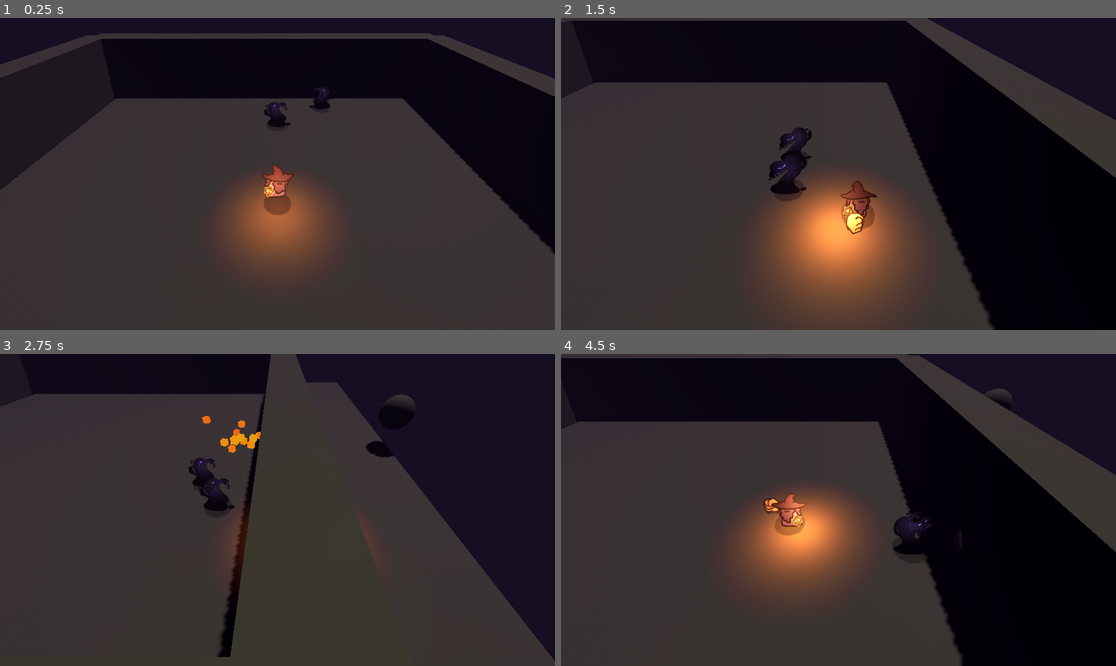
Above: before the commit, frames 1-4 (two rows, left to right).
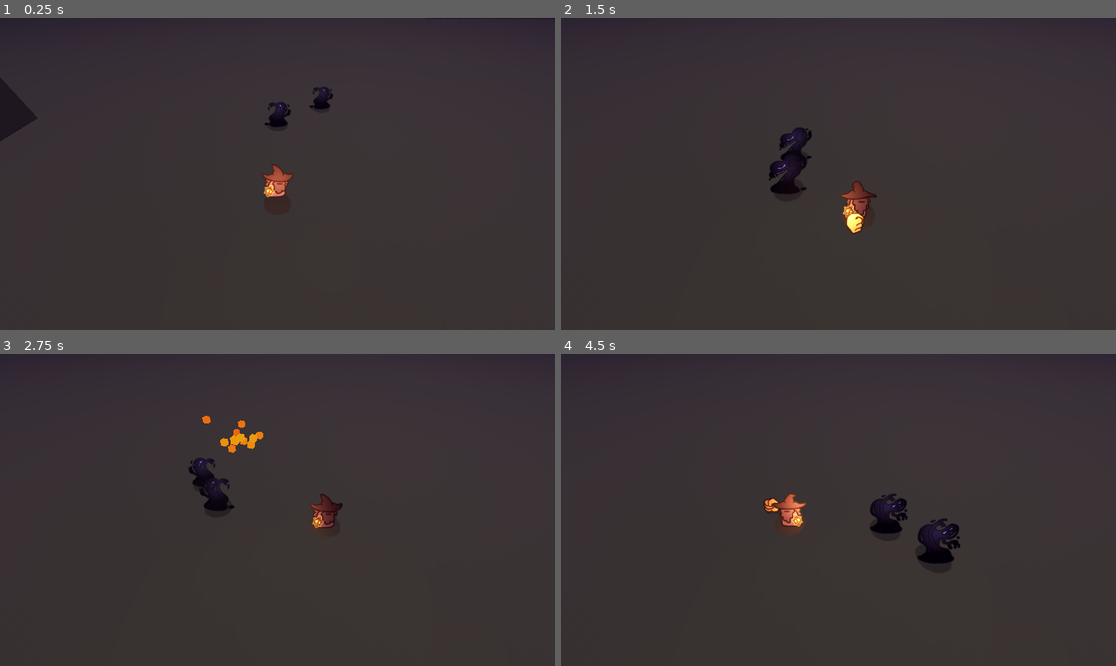
Above: after the commit, the same moments.

Repository: YhagoTomasini/GMTK_026
Game: Godot game, scene res://Scenes/world.tscn
The game is run twice, just before and just after one commit, with the same random seed, the same clock (stepped at 60 frames per second) and the same inputs.
Inputs (mouse positions are in pixels of both pictures, inside the frame that each line leads up to):
- Up to frame 1 (0.25 s): no input
- Up to frame 2 (1.5 s): tap Enter (ui_accept) at 0.5, 0.77 s; move the mouse to (960, 158) at 0.52 s; hold Right (ui_right) 0.53-1.28 s; hold Right mouse button (magic) 0.53-1.28 s; move the mouse to (727, 189) at 1.27 s; hold Down (ui_down) from 1.28 s (still down); click (727, 189) at 1.35 s
- Up to frame 3 (2.75 s): tap Enter (ui_accept) at 1.52 s; move the mouse to (333, 441) at 2.02 s; release Down (ui_down) at 2.03 s; hold Right (ui_right) from 2.03 s (still down); hold Right mouse button (magic) from 2.03 s (still down)
- Up to frame 4 (4.5 s): move the mouse to (810, 572) at 2.77 s; release Right (ui_right) at 2.78 s; release Right mouse button (magic) at 2.78 s; hold Up (ui_up) 2.78-3.53 s; click (810, 572) at 2.85 s; tap Enter (ui_accept) at 3.02, 3.77 s; move the mouse to (1005, 556) at 3.52 s; hold Right mouse button (magic) 3.53-4.28 s; hold Left (ui_left) from 3.53 s (still down); move the mouse to (672, 463) at 4.27 s; click (672, 463) at 4.35 s

The runs differ from the first frame. In frame 1, 34% of the frame differs, in the area x 0-100%, y 0-84%; in frame 2, 51%, in the area x 0-100%, y 0-100%; in frame 3, 29%; in frame 4, 49%.

Commit message:
Level Design 1

Diff:
--- a/gmtk-026/Prefabs/pivo_spawner.tscn
+++ b/gmtk-026/Prefabs/pivo_spawner.tscn
@@ -10,7 +10,7 @@
 arraysDeEnemys = Array[PackedScene]([ExtResource("2_e28x4")])
 
 [node name="Marker3D" type="Marker3D" parent="."]
-transform = Transform3D(1, 0, 0, 0, 1, 0, 0, 0, 1, 10, 0, 0)
+transform = Transform3D(1, 0, 0, 0, 1, 0, 0, 0, 1, 55, 0, 0)
 
 [node name="MeshInstance3D" type="MeshInstance3D" parent="Marker3D"]
 mesh = SubResource("SphereMesh_e28x4")
--- a/gmtk-026/Scenes/world.tscn
+++ b/gmtk-026/Scenes/world.tscn
@@ -26,7 +26,7 @@
 fog_sky_affect = 0.85
 
 [sub_resource type="NavigationMesh" id="NavigationMesh_pbw6q"]
-vertices = PackedVector3Array(-11.475168, -0.79999995, -7, -11.475168, -0.79999995, 11, 11.524832, -0.79999995, 11, 11.524832, -0.79999995, -7)
+vertices = PackedVector3Array(-69.52867, -0.79999995, -78.06641, -69.52867, -0.79999995, 40.933594, 69.47133, -0.79999995, 40.933594, 69.47133, -0.79999995, -78.06641)
 polygons = [PackedInt32Array(3, 2, 0), PackedInt32Array(0, 2, 1)]
 cell_height = 0.1
 
@@ -57,11 +57,11 @@
 use_collision = true
 
 [node name="CSGBox3D" type="CSGBox3D" parent="NavigationRegion3D/chão"]
-transform = Transform3D(1, 0, 0, 0, 1, 0, 0, 0, 1, -0.062215805, -1.5, 1.9603882)
-material_override = SubResource("StandardMaterial3D_5ukr8")
-gi_mode = 2
-use_collision = true
-size = Vector3(20, 1, 20)
+transform = Transform3D(1, 0, 0, 0, 1, 0, 0, 0, 1, -0.062215805, -1.5, -18.566406)
+material_override = SubResource("StandardMaterial3D_5ukr8")
+gi_mode = 2
+use_collision = true
+size = Vector3(140, 1, 120)
 
 [node name="Slime_1" parent="NavigationRegion3D" instance=ExtResource("5_5v1tr")]
 transform = Transform3D(1, 0, 0, 0, 1, 0, 0, 0, 1, 0, 0, -3.037075)
@@ -70,6 +70,7 @@
 transform = Transform3D(1, 0, 0, 0, 1, 0, 0, 0, 1, 1.6252732, 0, -4.0693426)
 
 [node name="pivo_spawner" parent="NavigationRegion3D" instance=ExtResource("7_o06y3")]
+transform = Transform3D(1, 0, 0, 0, 1, 0, 0, 0, 1, -4.7357273, 2, -17.708206)
 
 [node name="player" parent="." node_paths=PackedStringArray("cam") instance=ExtResource("3_5a7ea")]
 cam = NodePath("../Main_Cam")
@@ -88,33 +89,193 @@
 collision_layer = 2
 
 [node name="CSGBox3D6" type="CSGBox3D" parent="Parede"]
-transform = Transform3D(1, 0, 0, 0, 1, 0, 0, 0, 1, -7.5568027, -0.5, 0)
-layers = 2
-material_override = SubResource("StandardMaterial3D_5ukr8")
-gi_mode = 2
-use_collision = true
-size = Vector3(1, 3, 14.2)
-
-[node name="CSGBox3D7" type="CSGBox3D" parent="Parede"]
-transform = Transform3D(1, 0, 0, 0, 1, 0, 0, 0, 1, 6.4431973, -0.5, 0)
-layers = 2
-material_override = SubResource("StandardMaterial3D_5ukr8")
-gi_mode = 2
-use_collision = true
-size = Vector3(1, 3, 14.2)
+transform = Transform3D(1, 0, 0, 0, 1, 0, 0, 0, 1, -9.556803, 0.5, 4.1000004)
+layers = 2
+material_override = SubResource("StandardMaterial3D_5ukr8")
+gi_mode = 2
+use_collision = true
+size = Vector3(1, 3, 16)
+
+[node name="CSGBox3D10" type="CSGBox3D" parent="Parede"]
+transform = Transform3D(1, 0, 0, 0, 1, 0, 0, 0, 1, -19.556803, 0.5, 1.6000004)
+layers = 2
+material_override = SubResource("StandardMaterial3D_5ukr8")
+gi_mode = 2
+use_collision = true
+size = Vector3(1, 3, 11)
+
+[node name="CSGBox3D11" type="CSGBox3D" parent="Parede"]
+transform = Transform3D(1, 0, 0, 0, 1, 0, 0, 0, 1, -39.987366, 0.5, -4.930029)
+layers = 2
+material_override = SubResource("StandardMaterial3D_5ukr8")
+gi_mode = 2
+use_collision = true
+size = Vector3(1, 3, 24.060059)
+
+[node name="CSGBox3D12" type="CSGBox3D" parent="Parede"]
+transform = Transform3D(1, 0, 0, 0, 1, 0, 0, 0, 1, -53.556805, 0.5, -21.9)
+layers = 2
+material_override = SubResource("StandardMaterial3D_5ukr8")
+gi_mode = 2
+use_collision = true
+size = Vector3(1, 3, 12)
+
+[node name="CSGBox3D13" type="CSGBox3D" parent="Parede"]
+transform = Transform3D(1, 0, 0, 0, 1, 0, 0, 0, 1, -35.556805, 0.5, -33.4)
+layers = 2
+material_override = SubResource("StandardMaterial3D_5ukr8")
+gi_mode = 2
+use_collision = true
+size = Vector3(1, 3, 11)
+
+[node name="CSGBox3D14" type="CSGBox3D" parent="Parede"]
+transform = Transform3D(1, 0, 0, 0, 1, 0, 0, 0, 1, -21.556805, 0.5, -43.4)
+layers = 2
+material_override = SubResource("StandardMaterial3D_5ukr8")
+gi_mode = 2
+use_collision = true
+size = Vector3(1, 3, 9)
+
+[node name="CSGBox3D15" type="CSGBox3D" parent="Parede"]
+transform = Transform3D(1, 0, 0, 0, 1, 0, 0, 0, 1, -1.5568042, 0.5, -45.36344)
+layers = 2
+material_override = SubResource("StandardMaterial3D_5ukr8")
+gi_mode = 2
+use_collision = true
+size = Vector3(1, 3, 5.07312)
+
+[node name="CSGBox3D16" type="CSGBox3D" parent="Parede"]
+transform = Transform3D(1, 0, 0, 0, 1, 0, 0, 0, 1, 18.443195, 0.5, -35.4)
+layers = 2
+material_override = SubResource("StandardMaterial3D_5ukr8")
+gi_mode = 2
+use_collision = true
+size = Vector3(1, 3, 15)
+
+[node name="CSGBox3D17" type="CSGBox3D" parent="Parede"]
+transform = Transform3D(1, 0, 0, 0, 1, 0, 0, 0, 1, 44.443195, 0.5, -21.191505)
+layers = 2
+material_override = SubResource("StandardMaterial3D_5ukr8")
+gi_mode = 2
+use_collision = true
+size = Vector3(1, 3, 14)
+
+[node name="CSGBox3D18" type="CSGBox3D" parent="Parede"]
+transform = Transform3D(1, 0, 0, 0, 1, 0, 0, 0, 1, 30.443195, 0.5, -11.191505)
+layers = 2
+material_override = SubResource("StandardMaterial3D_5ukr8")
+gi_mode = 2
+use_collision = true
+size = Vector3(1, 3, 6)
+
+[node name="CSGBox3D19" type="CSGBox3D" parent="Parede"]
+transform = Transform3D(1, 0, 0, 0, 1, 0, 0, 0, 1, 25.443195, 0.5, -0.69150543)
+layers = 2
+material_override = SubResource("StandardMaterial3D_5ukr8")
+gi_mode = 2
+use_collision = true
+size = Vector3(1, 3, 15)
+
+[node name="CSGBox3D20" type="CSGBox3D" parent="Parede"]
+transform = Transform3D(1, 0, 0, 0, 1, 0, 0, 0, 1, 10.443195, 0.5, 9.308495)
+layers = 2
+material_override = SubResource("StandardMaterial3D_5ukr8")
+gi_mode = 2
+use_collision = true
+size = Vector3(1, 3, 5)
 
 [node name="CSGBox3D8" type="CSGBox3D" parent="Parede"]
-transform = Transform3D(-4.371139e-08, 0, 1, 0, 1, 0, -1, 0, -4.371139e-08, -0.55680275, -0.5, 7)
-layers = 2
-material_override = SubResource("StandardMaterial3D_5ukr8")
-gi_mode = 2
-use_collision = true
-size = Vector3(1, 3, 14.2)
-
-[node name="CSGBox3D9" type="CSGBox3D" parent="Parede"]
-transform = Transform3D(-4.371139e-08, 0, 1, 0, 1, 0, -1, 0, -4.371139e-08, -0.55680275, -0.5, -7)
-layers = 2
-material_override = SubResource("StandardMaterial3D_5ukr8")
-gi_mode = 2
-use_collision = true
-size = Vector3(1, 3, 14.2)
+transform = Transform3D(-4.371139e-08, 0, 1, 0, 1, 0, -1, 0, -4.371139e-08, 0.44056678, 0.5, 12)
+layers = 2
+material_override = SubResource("StandardMaterial3D_5ukr8")
+gi_mode = 2
+use_collision = true
+size = Vector3(1, 3, 20.970642)
+
+[node name="CSGBox3D21" type="CSGBox3D" parent="Parede"]
+transform = Transform3D(-4.371139e-08, 0, 1, 0, 1, 0, -1, 0, -4.371139e-08, 17.927372, 0.5, 7.1144886)
+layers = 2
+material_override = SubResource("StandardMaterial3D_5ukr8")
+gi_mode = 2
+use_collision = true
+size = Vector3(1, 3, 16.032318)
+
+[node name="CSGBox3D22" type="CSGBox3D" parent="Parede"]
+transform = Transform3D(-4.371139e-08, 0, 1, 0, 1, 0, -1, 0, -4.371139e-08, 27.98102, 0.5, -7.755411)
+layers = 2
+material_override = SubResource("StandardMaterial3D_5ukr8")
+gi_mode = 2
+use_collision = true
+size = Vector3(1, 3, 5.922531)
+
+[node name="CSGBox3D23" type="CSGBox3D" parent="Parede"]
+transform = Transform3D(-4.371139e-08, 0, 1, 0, 1, 0, -1, 0, -4.371139e-08, 37.417408, 0.5, -13.914138)
+layers = 2
+material_override = SubResource("StandardMaterial3D_5ukr8")
+gi_mode = 2
+use_collision = true
+size = Vector3(1, 3, 15.066246)
+
+[node name="CSGBox3D24" type="CSGBox3D" parent="Parede"]
+transform = Transform3D(-4.371139e-08, 0, 1, 0, 1, 0, -1, 0, -4.371139e-08, 31.475718, 0.5, -28.134668)
+layers = 2
+material_override = SubResource("StandardMaterial3D_5ukr8")
+gi_mode = 2
+use_collision = true
+size = Vector3(1, 3, 26.949627)
+
+[node name="CSGBox3D25" type="CSGBox3D" parent="Parede"]
+transform = Transform3D(-4.371139e-08, 0, 1, 0, 1, 0, -1, 0, -4.371139e-08, 8.456467, 0.5, -42.348045)
+layers = 2
+material_override = SubResource("StandardMaterial3D_5ukr8")
+gi_mode = 2
+use_collision = true
+size = Vector3(1, 3, 21.031597)
+
+[node name="CSGBox3D26" type="CSGBox3D" parent="Parede"]
+transform = Transform3D(-4.371139e-08, 0, 1, 0, 1, 0, -1, 0, -4.371139e-08, -11.565744, 0.5, -48.306797)
+layers = 2
+material_override = SubResource("StandardMaterial3D_5ukr8")
+gi_mode = 2
+use_collision = true
+size = Vector3(1, 3, 21.031597)
+
+[node name="CSGBox3D27" type="CSGBox3D" parent="Parede"]
+transform = Transform3D(-4.371139e-08, 0, 1, 0, 1, 0, -1, 0, -4.371139e-08, -28.556381, 0.5, -39.289356)
+layers = 2
+material_override = SubResource("StandardMaterial3D_5ukr8")
+gi_mode = 2
+use_collision = true
+size = Vector3(1, 3, 14.972273)
+
+[node name="CSGBox3D28" type="CSGBox3D" parent="Parede"]
+transform = Transform3D(-4.371139e-08, 0, 1, 0, 1, 0, -1, 0, -4.371139e-08, -44.569923, 0.5, -28.3231)
+layers = 2
+material_override = SubResource("StandardMaterial3D_5ukr8")
+gi_mode = 2
+use_collision = true
+size = Vector3(1, 3, 18.965141)
+
+[node name="CSGBox3D29" type="CSGBox3D" parent="Parede"]
+transform = Transform3D(-4.371139e-08, 0, 1, 0, 1, 0, -1, 0, -4.371139e-08, -46.76324, 0.5, -16.507034)
+layers = 2
+material_override = SubResource("StandardMaterial3D_5ukr8")
+gi_mode = 2
+use_collision = true
+size = Vector3(1, 3, 14.578505)
+
+[node name="CSGBox3D30" type="CSGBox3D" parent="Parede"]
+transform = Transform3D(-4.371139e-08, 0, 1, 0, 1, 0, -1, 0, -4.371139e-08, -29.781467, 0.5, 6.5369053)
+layers = 2
+material_override = SubResource("StandardMaterial3D_5ukr8")
+gi_mode = 2
+use_collision = true
+size = Vector3(1, 3, 19.50605)
+
+[node name="CSGBox3D31" type="CSGBox3D" parent="Parede"]
+transform = Transform3D(-4.371139e-08, 0, 1, 0, 1, 0, -1, 0, -4.371139e-08, -14.56373, 0.5, -3.3780987)
+layers = 2
+material_override = SubResource("StandardMaterial3D_5ukr8")
+gi_mode = 2
+use_collision = true
+size = Vector3(1, 3, 9.013645)
